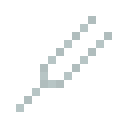
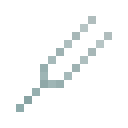
The second 128x128 image is a revision of the first. Changes to its layers:
painted on "Layer 1" over [16, 32, 96, 112]
